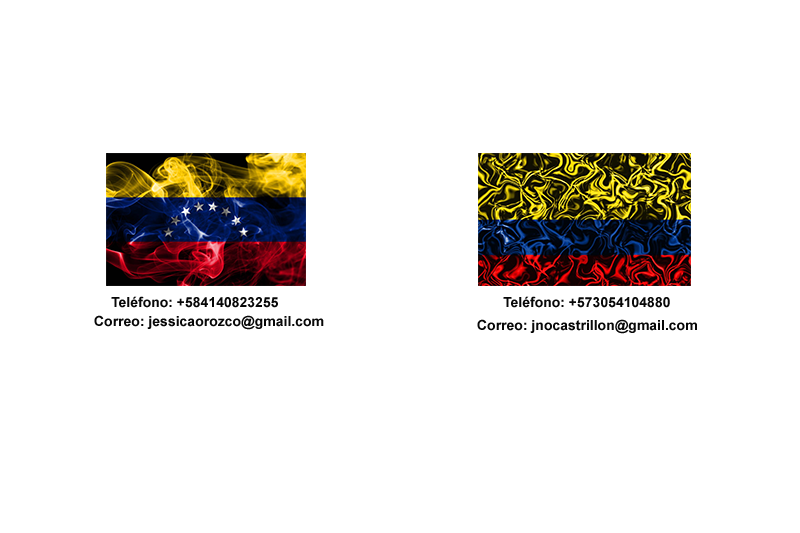
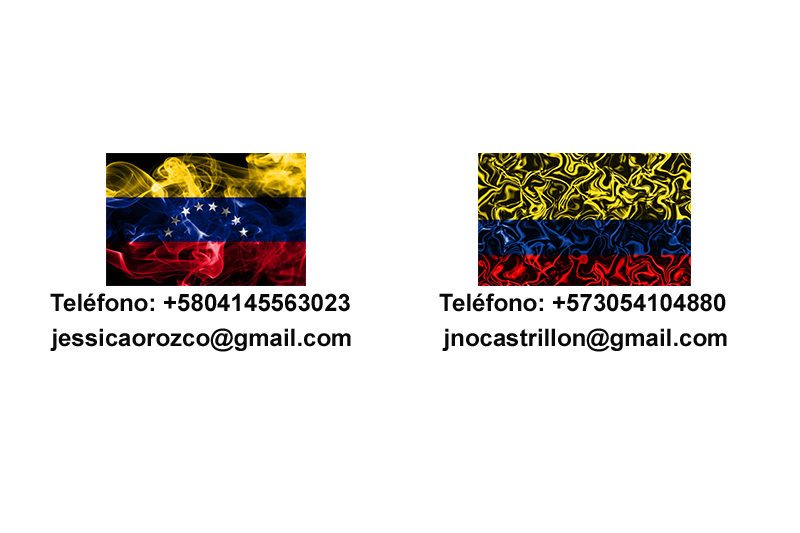
Revision of a layered 800px x 533px image; what changed, layer by layer:
renamed "Correo: jnocastrillon@gmail.com" to "jnocastrillon@gmail.com", moved it above "jessicaorozco@gmail.com", painted on it over [442,319,727,352]
renamed "Correo: jessicaorozco@gmail.com" to "jessicaorozco@gmail.com", painted on it over [50,315,351,352]
moved "Teléfono: +573054104880" above "Teléfono: +5804145563023", painted on it over [439,293,726,312]
renamed "Teléfono: +584140823255" to "Teléfono: +5804145563023", painted on it over [50,293,350,312]
